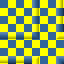
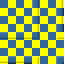
The second 64 x 64 image is a revision of the first. Changes to its layers:
pixels changed over [0, 0, 64, 64] (layer not identified)
